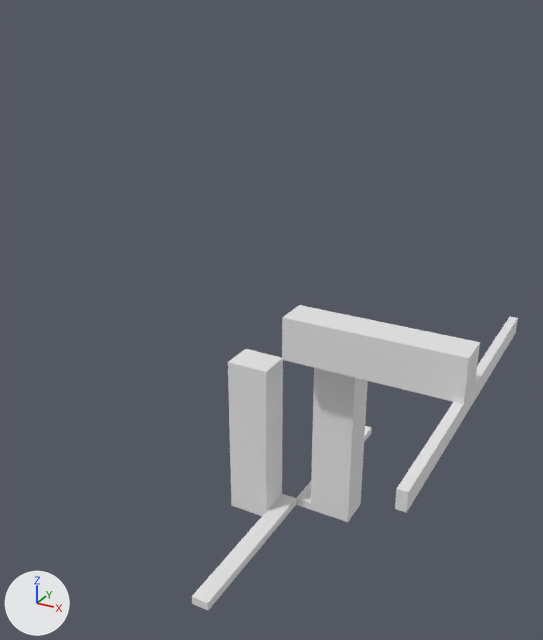
The OBJ model Data/bmc/tiles_structure/t_218.obj: old version first, new version second.
One viewpoint serves both versions: a 50 mm lens placed at (0.86, -1.723, 0.972), pointed at (-0.094, 0.011, 0.106). The lights are fixed; the arrows at lower left show +X, +Y and +Z. Where no turn or scale is listed for an object, it has been applied to the vertices.

Script lines for the objects in view, before the commit:
```python
me_t_218 = bpy.data.meshes.new('t_218')
me_t_218.from_pydata(...)  # 44 vertices, 72 faces; spans x -0.175..0.5, y -0.5..0.5, z -0.5..0.175
ob_t_218 = bpy.data.objects.new('t_218', me_t_218)
ob_t_218.location = (0.0, 0.0, 0.0)
```
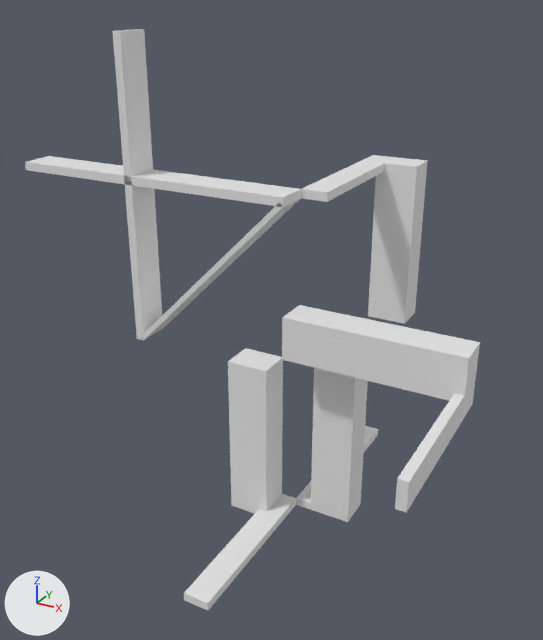
The change, as a list of edits to the scene's bpy script:
```text
Change me_t_218:
    used by ob_t_218; location = (0.0, 0.0, 0.0)
    remove me_t_218.from_pydata(...)  # 44 vertices, 72 faces; spans x -0.175..0.5, y -0.5..0.5, z -0.5..0.175
    add me_t_218.from_pydata(...)  # 160 vertices, 308 faces; spans x -0.875..0.5, y -0.5..0.5, z -0.5..0.875
    me_t_218 part 1: a new loose piece of 108 vertices spanning x -0.875..0.175, y -0.1..0.5, z 0.0..0.875
    me_t_218 part 2
    23 vertices are removed from x -0.175..0.5, y -0.5..0.5, z -0.5..0.05
    67 faces are deleted
    1 vertex moves from x 0.475, y -0.5, z 0.05 to x 0.5, y -0.5, z 0.075
    31 vertices are added at x -0.175..0.5, y -0.5..0.5, z -0.5..0.075
    91 new faces join them
```

Boxes [x1, y1, x2, y2] around the edits, measured in the pictures (543 x 640 px; the box of a moved part takes in the faces that stretch with it):
't_218', reshaped (39% wider, 90% taller): before [192, 305, 518, 610]; after [25, 29, 480, 610]
part 1 of me_t_218, added: after [25, 29, 428, 340]
part 2 of me_t_218, moved or reshaped: before [192, 305, 518, 610]; after [184, 305, 480, 610]
